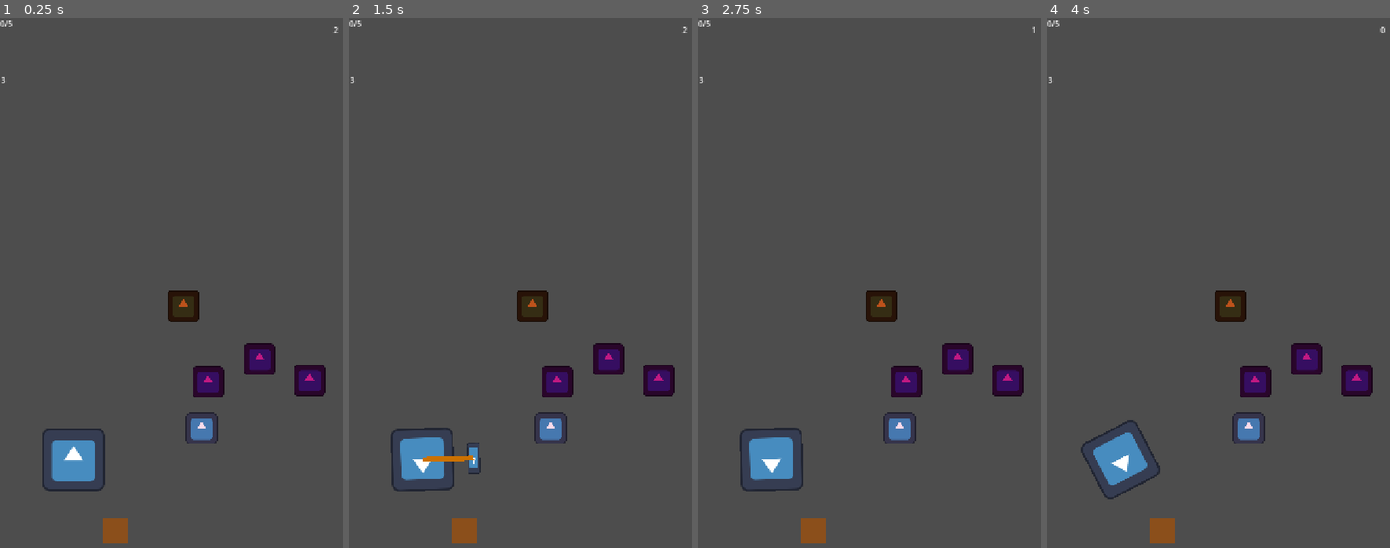
Above: before the commit, frames 1-4 (left to right).
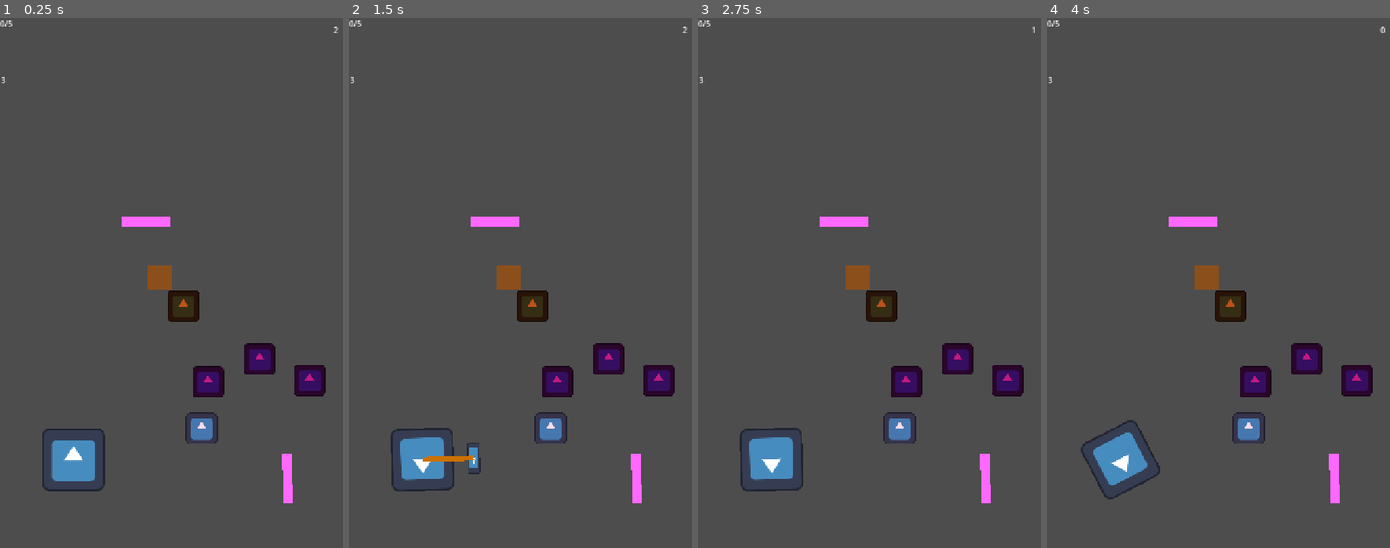
Above: after the commit, the same moments.

Repository: rizayuksel/pop-a-pop
Game: Godot game, scene res://scenes/level_1.tscn
The game is run twice, just before and just after one commit, with the same random seed, the same clock (stepped at 60 frames per second) and the same inputs. The engine's default icon, where the game draws it, is replaced by a stand-in: a white triangle on a blue panel in a dark square.
Inputs (mouse positions are in pixels of both pictures, inside the frame that each line leads up to):
- Up to frame 1 (0.25 s): no input
- Up to frame 2 (1.5 s): tap Enter at 0.5 s; move the mouse to (602, 298) at 0.52 s; click (602, 298) at 0.67 s; tap Space at 1.25 s; drag from (455, 362) to (609, 357) at 1.27 s
- Up to frame 3 (2.75 s): move the mouse to (910, 192) at 2.02 s; click (910, 192) at 2.17 s
- Up to frame 4 (4 s): tap Enter at 2.75 s; drag from (1204, 457) to (1355, 378) at 2.77 s; move the mouse to (1328, 426) at 3.52 s; click (1328, 426) at 3.67 s

The runs differ from the first frame. In frame 1, 1.2% of the frame differs, in the area x 29-86%, y 37-100%; in frame 2, 1.2%; in frame 3, 1.2%; in frame 4, 1.2%.

Commit message:
Add mud trap and elastic bouncer mechanics with squash/stretch animations

Diff:
--- /dev/null
+++ b/scenes/bouncer.tscn
@@ -0,0 +1,34 @@
+[gd_scene format=3 uid="uid://c61rm7cacm1uf"]
+
+[ext_resource type="Script" uid="uid://cgh37r2o4jxer" path="res://scripts/bouncer.gd" id="1_q2nta"]
+
+[sub_resource type="PhysicsMaterial" id="PhysicsMaterial_1wysw"]
+bounce = 1.0
+
+[sub_resource type="RectangleShape2D" id="RectangleShape2D_ikmfy"]
+size = Vector2(99.9993, 19.999964)
+
+[sub_resource type="CanvasTexture" id="CanvasTexture_wjvqx"]
+
+[sub_resource type="RectangleShape2D" id="RectangleShape2D_wjvqx"]
+size = Vector2(106, 26)
+
+[node name="Bouncer" type="StaticBody2D" unique_id=899775968]
+physics_material_override = SubResource("PhysicsMaterial_1wysw")
+script = ExtResource("1_q2nta")
+
+[node name="CollisionShape2D" type="CollisionShape2D" parent="." unique_id=26937276]
+position = Vector2(0, -1.9550323e-05)
+scale = Vector2(0.99999976, 0.99999976)
+shape = SubResource("RectangleShape2D_ikmfy")
+
+[node name="Sprite2D" type="Sprite2D" parent="." unique_id=1211236098]
+modulate = Color(1, 0.40784314, 1, 1)
+scale = Vector2(100, 20)
+texture = SubResource("CanvasTexture_wjvqx")
+
+[node name="HitDetector" type="Area2D" parent="." unique_id=1022704579]
+
+[node name="CollisionShape2D" type="CollisionShape2D" parent="HitDetector" unique_id=1583535619]
+position = Vector2(-0.004748325, -0.5006678)
+shape = SubResource("RectangleShape2D_wjvqx")
--- a/scenes/level_1.tscn
+++ b/scenes/level_1.tscn
@@ -9,6 +9,7 @@
 [ext_resource type="PackedScene" uid="uid://b5l6ipxxfj30s" path="res://scenes/fire_balloon.tscn" id="6_o6xl0"]
 [ext_resource type="PackedScene" uid="uid://32p7ysxh4omg" path="res://scenes/ui.tscn" id="7_o6xl0"]
 [ext_resource type="PackedScene" uid="uid://m4wc2udpxngg" path="res://scenes/mud.tscn" id="9_e3sih"]
+[ext_resource type="PackedScene" uid="uid://c61rm7cacm1uf" path="res://scenes/bouncer.tscn" id="10_2y5yt"]
 
 [node name="Main" type="Node2D" unique_id=202816392]
 script = ExtResource("1_sugp2")
@@ -47,4 +48,11 @@
 [node name="UI" parent="." unique_id=1367951368 instance=ExtResource("7_o6xl0")]
 
 [node name="Mud" parent="." unique_id=1641655694 instance=ExtResource("9_e3sih")]
-position = Vector2(232, 1042)
+position = Vector2(323, 526)
+
+[node name="Bouncer" parent="." unique_id=899775968 instance=ExtResource("10_2y5yt")]
+position = Vector2(297, 414)
+
+[node name="Bouncer2" parent="." unique_id=765628175 instance=ExtResource("10_2y5yt")]
+position = Vector2(586, 939)
+rotation = 1.5553225
--- /dev/null
+++ b/scripts/bouncer.gd
@@ -0,0 +1,22 @@
+extends StaticBody2D
+
+@onready var sprite = $Sprite2D
+@onready var hit_detector = $HitDetector
+
+var original_scale: Vector2
+
+func _ready():
+	original_scale = sprite.scale
+
+	hit_detector.body_entered.connect(_on_hit_detector_body_entered)
+
+func _on_hit_detector_body_entered(body):
+	if body is RigidBody2D:
+		play_bounce_effect()
+
+func play_bounce_effect():
+	var tween = create_tween()
+
+	tween.tween_property(sprite, "scale", original_scale * Vector2(1.1, 0.5), 0.05)
+
+	tween.tween_property(sprite, "scale", original_scale, 0.3).set_trans(Tween.TRANS_ELASTIC).set_ease(Tween.EASE_OUT)
Not shown, added: scripts/bouncer.gd.uid
